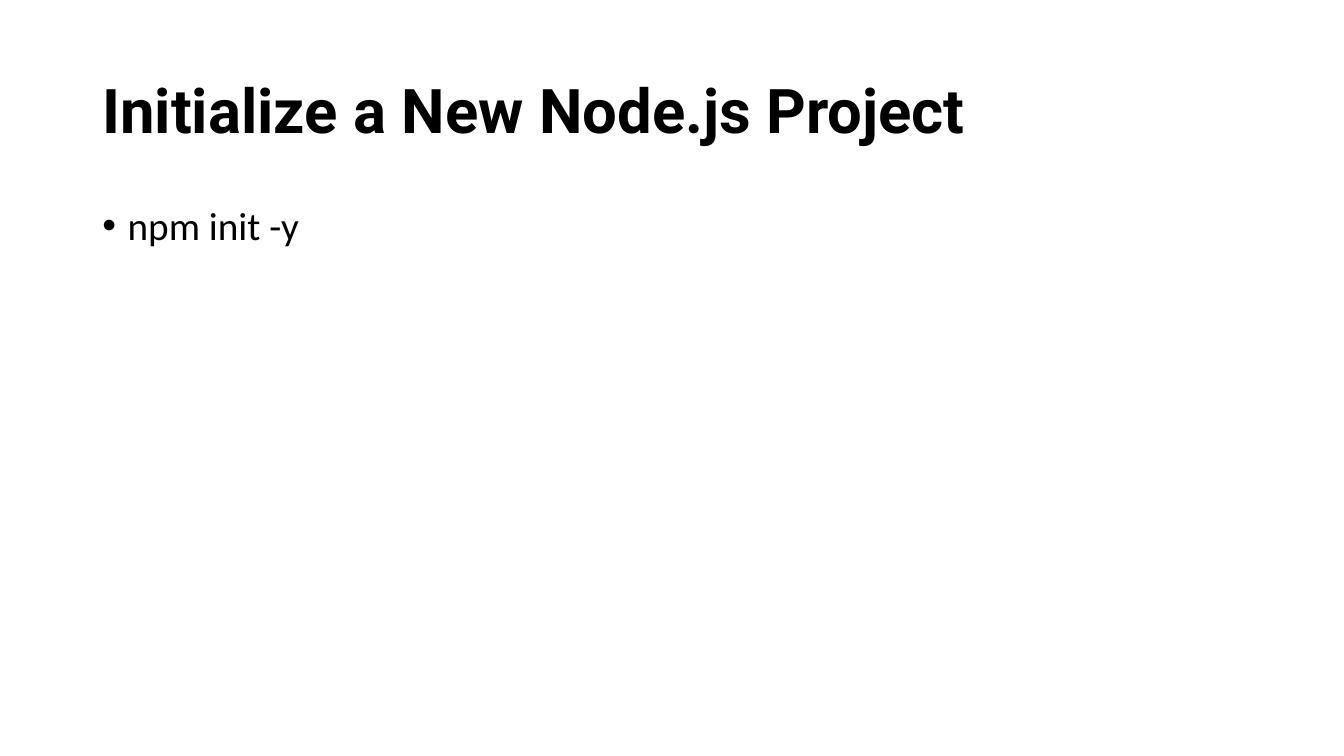
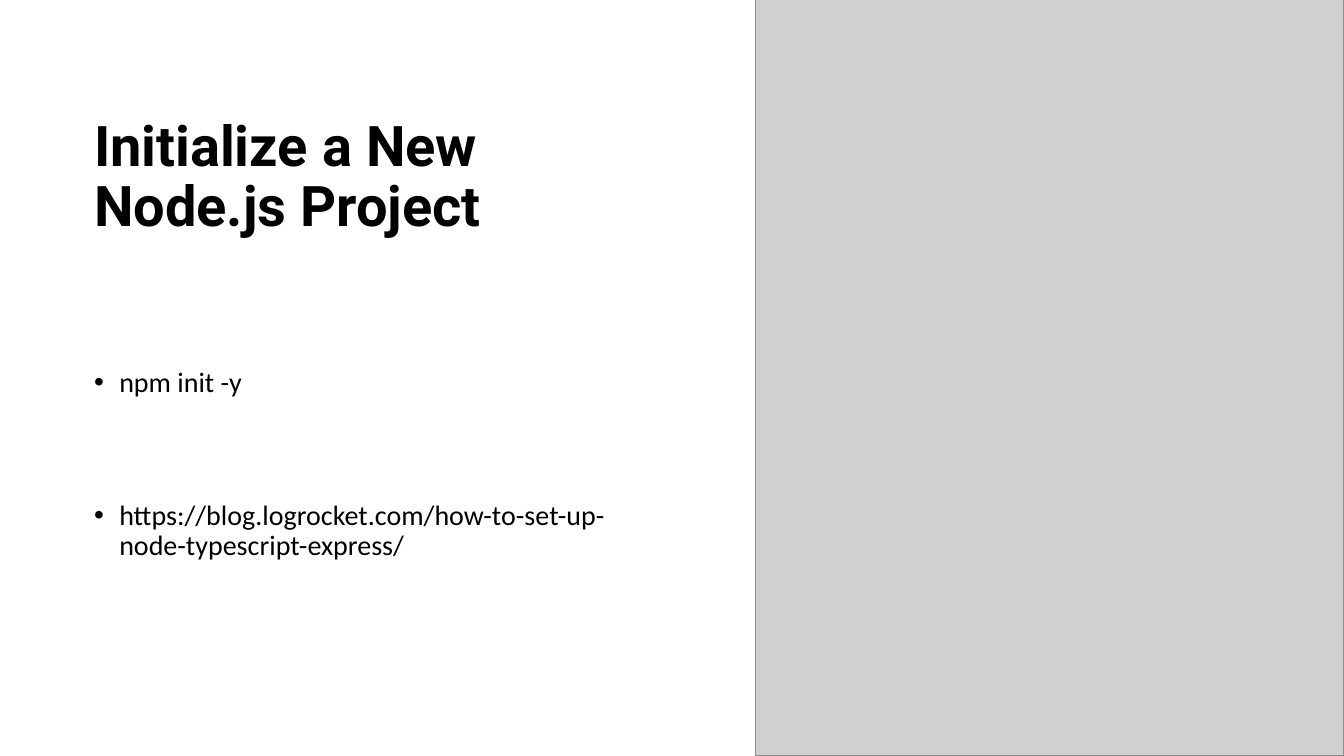
Before and after one commit to 1shaked/full-stack, a slide deck: slide 8 of 26ass/Node intro.pptx. Drawn at 1344x756 pixels with LibreOffice and Linux fonts; fonts in the diff are those of the drawing; grey boxes stand for pictures. Boxes give left, top, right and bottom in pixels: in the first picture for what was removed or moved away, otherwise in the second. Text is boxed around its words. In the diff, an @@ line names an element or a change of style, - is before the commit and + after.

```diff
--- a/26ass/Node intro.pptx
+++ b/26ass/Node intro.pptx
@@ picture added at [756,0,1344,756] @@
@@ title "Initialize a New Node.js Project": place and size @@
-title "Initialize a New Node.js Project" at [102,86,964,146]
+title "Initialize a New Node.js Project" at [94,124,481,238]
@@ title "Initialize a New Node.js Project" at [94,124,481,238]: size 44 to 40 pt @@
@@ text "npm init -y": place and size @@
-text "npm init -y" at [128,213,298,247]
+text "npm init -y" at [119,372,604,560]
@@ text "npm init -y" at [119,372,604,560]: vertical alignment top to middle @@
@@ text at [119,372,242,397]: size 28 to 20 pt in "npm init -y" @@
@@ text at [119,505,604,560]: paragraph added @@
+• https://blog.logrocket.com/how-to-set-up-node-typescript-express/
```
Also in this commit, not shown: 11 other slides changed, 19 slides added, 31 other files.
